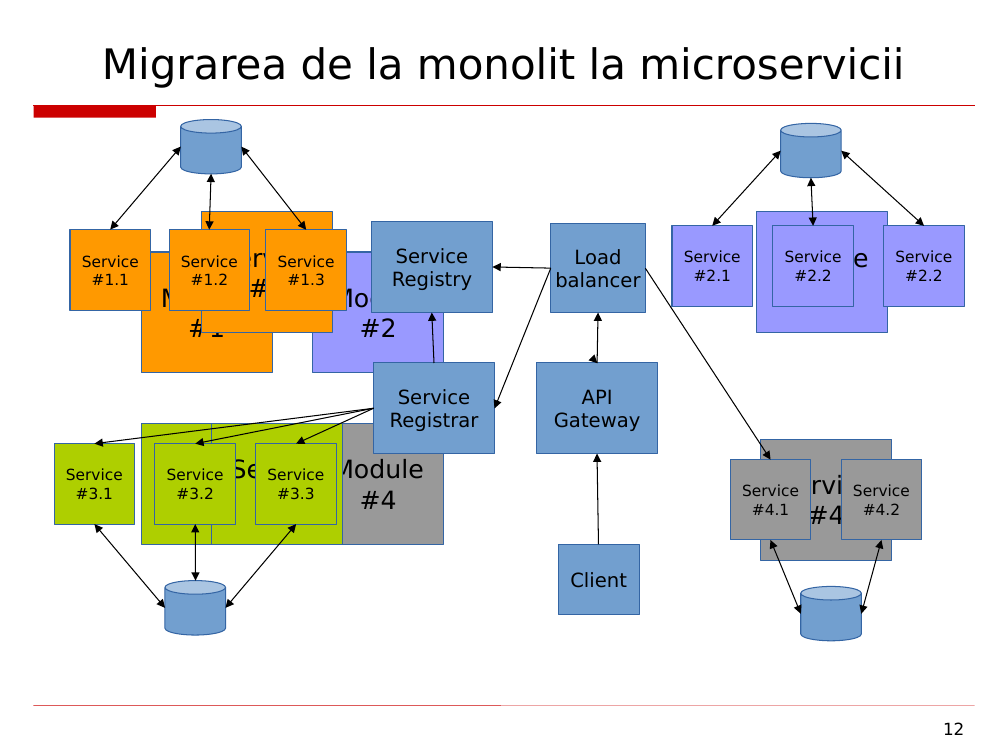
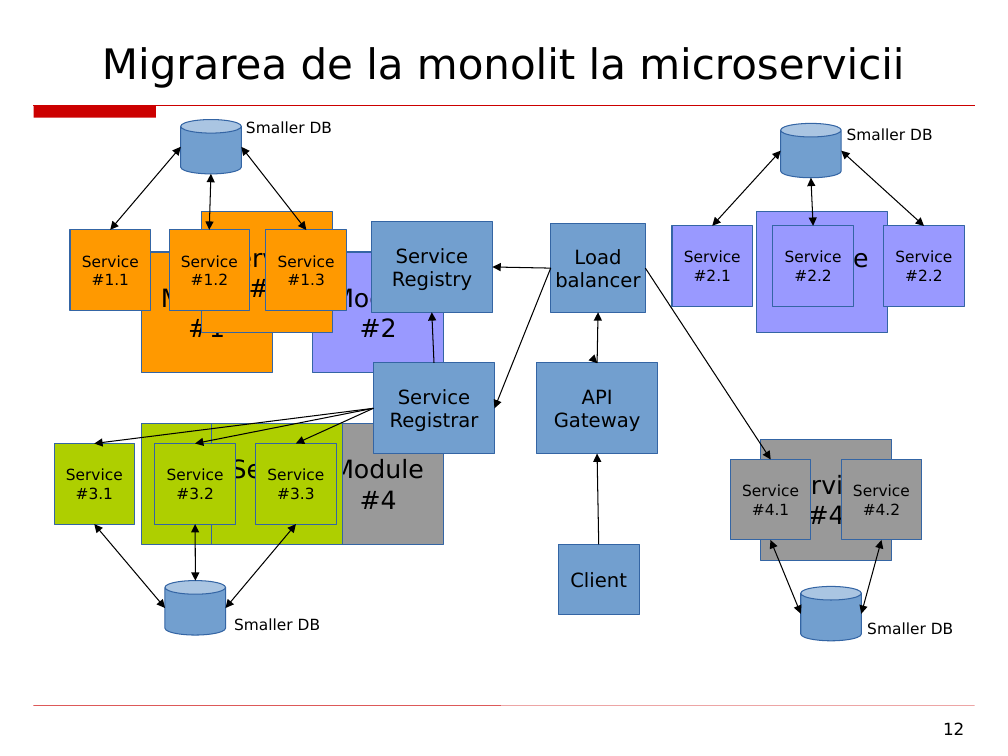
Before and after one commit to amihaescu/dizertatie, a slide deck: slide 12 of andrei.mihaescu.ses.com.stintf.2016.ppt. Drawn at 1008x756 pixels with LibreOffice and Linux fonts; fonts in the diff are those of the drawing. Boxes give left, top, right and bottom in pixels: in the first picture for what was removed or moved away, otherwise in the second. Text is boxed around its words. In the diff, an @@ line names an element or a change of style, - is before the commit and + after.

```diff
--- a/andrei.mihaescu.ses.com.stintf.2016.ppt
+++ b/andrei.mihaescu.ses.com.stintf.2016.ppt
@@ text added at [246,121,332,134], 11 pt, text #000000 @@
+Smaller DB
@@ text added at [847,128,932,141], 11 pt, text #000000 @@
+Smaller DB
@@ text added at [234,618,320,631], 11 pt, text #000000 @@
+Smaller DB
@@ text added at [867,622,953,635], 11 pt, text #000000 @@
+Smaller DB
```
Also in this commit, not shown: 4 other slides changed, 1 other file.
